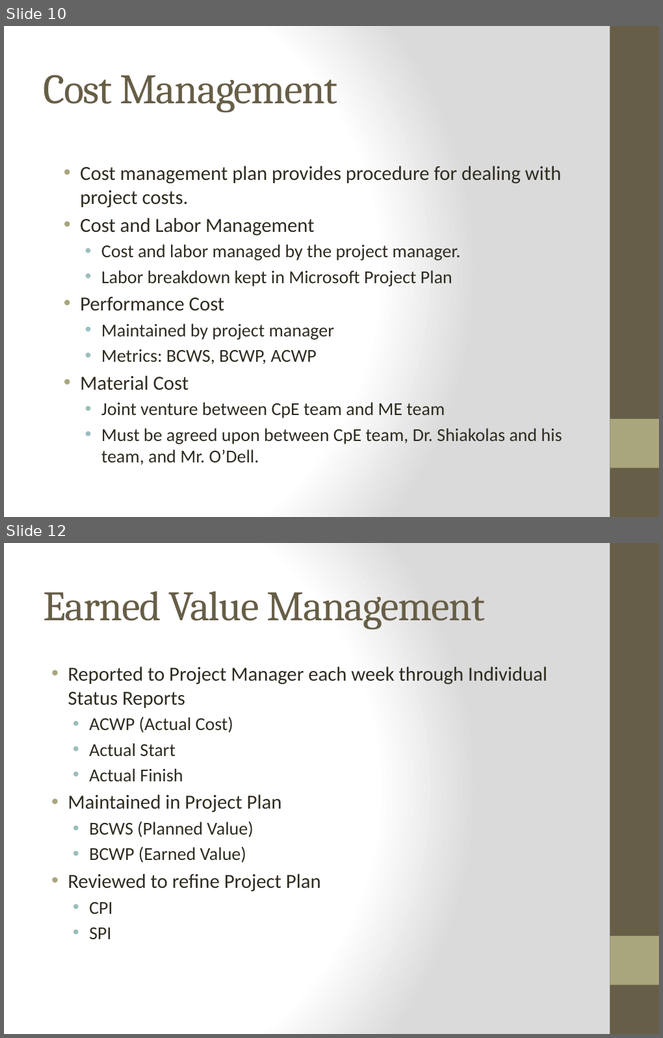
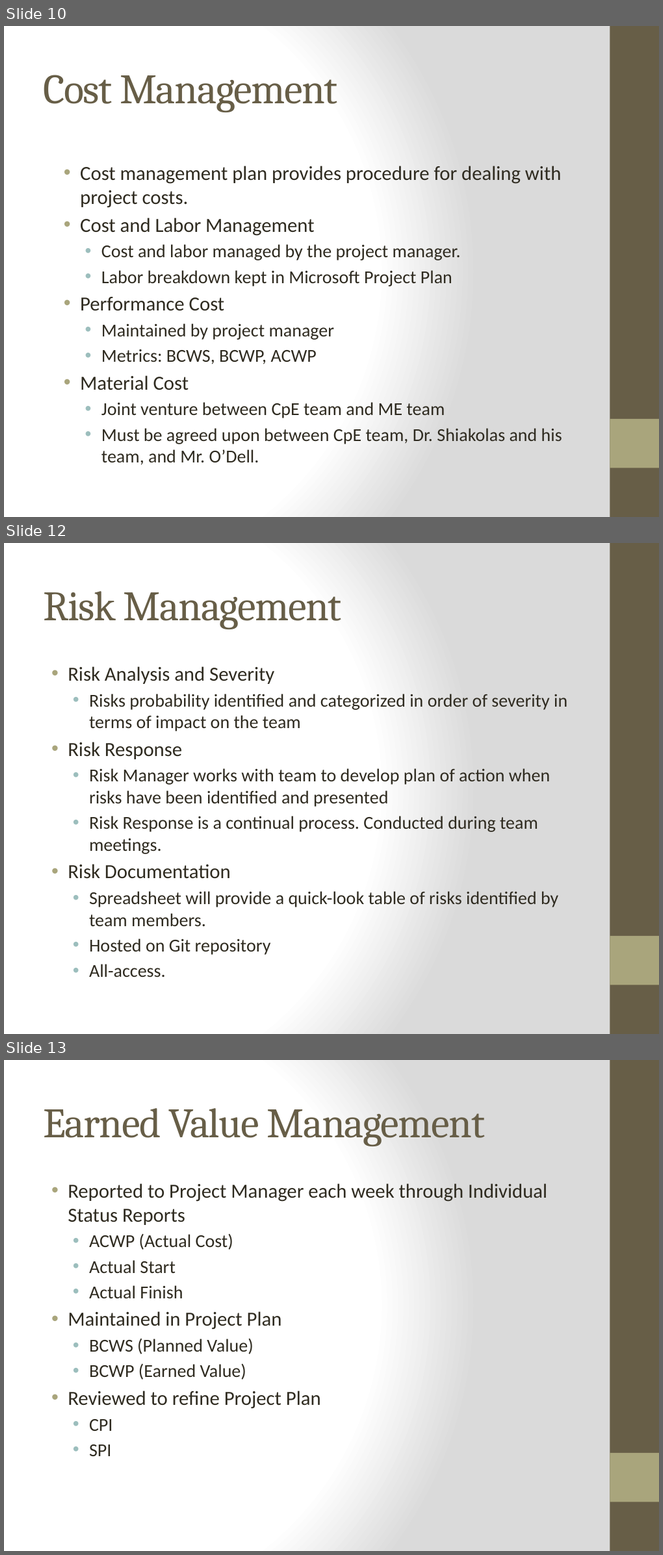
Before and after one commit to qpHalcy0n/SRDesign, a slide deck: Charter Presentation/Team Ink3d.pptx. Shown one above the other, each under a label of ours: slides 10 and 12 before the commit, slides 10, 12 and 13 after it; the slides between them are not shown. The pictures are 663x1038 and 663x1555 pixels, drawn with LibreOffice and Linux fonts; fonts in the diff are those of the drawing. Boxes give left, top, right and bottom in pixels: in the first picture for what was removed or moved away, otherwise in the second. Text is boxed around its words. In the diff, an @@ line names an element or a change of style, - is before the commit and + after.

Commit message:
* Hacked out intermediate machine references in Charter Pres. * Split up Risk slides in charter pres.

```diff
--- a/Charter Presentation/Team Ink3d.pptx
+++ b/Charter Presentation/Team Ink3d.pptx
@@ slide 12 added at (4, 543, 659, 1034), background gradient #FFFFFF to #DADADA; not listed: 2 template elements that a slide beside it also shows @@
@@ title added at (43, 591, 342, 629), 46 pt, text #675E47 @@
+Risk Management
@@ text added at (68, 667, 568, 977), 20 pt, text #2F2B20 @@
+• Risk Analysis and Severity
+  • Risks probability identified and categorized in order of severity in terms of impact on the team
+• Risk Response
+  • Risk Manager works with team to develop plan of action when risks have been identified and presented
+  • Risk Response is a continual process. Conducted during team meetings.
+• Risk Documentation
+  • Spreadsheet will provide a quick-look table of risks identified by team members.
+  • Hosted on Git repository
+  • All-access.
@@ what was slide 12 is now slide 13 @@
```
Also in this commit, not shown: 2 slides changed.
